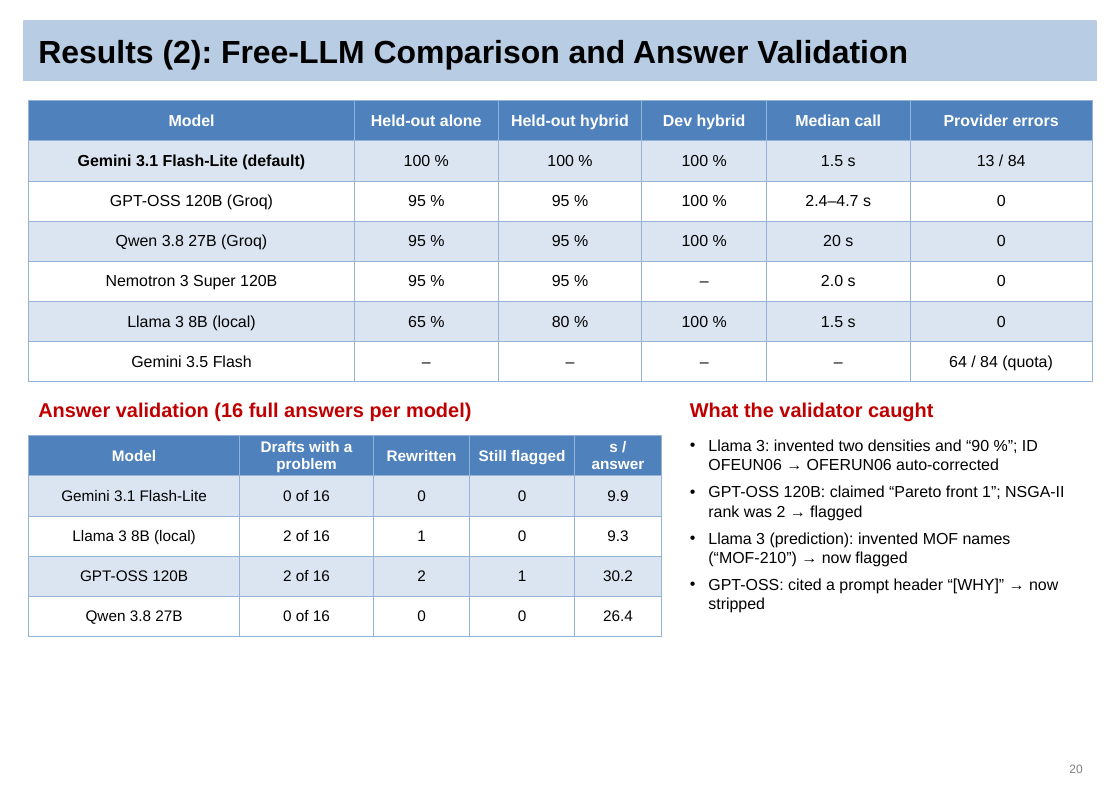
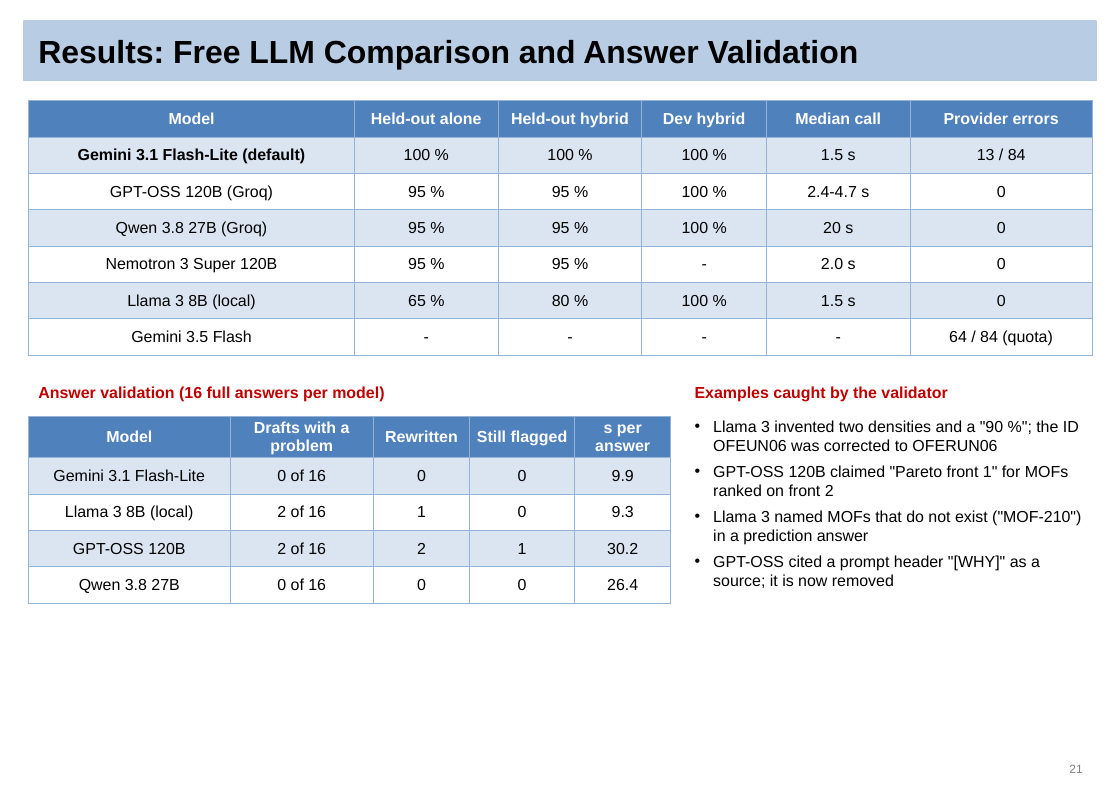
Before and after one commit to Sai-Mohith24/MOFChat-AI-Driven-Material-Recommendation-, a slide deck: slide 21 of reviews/final_review/MOFChat_Final_Review.pptx (slide 20 before the commit). Drawn at 1120x792 pixels with LibreOffice and Linux fonts; fonts in the diff are those of the drawing. Boxes give left, top, right and bottom in pixels: in the first picture for what was removed or moved away, otherwise in the second. Text is boxed around its words. In the diff, an @@ line names an element or a change of style, - is before the commit and + after.

```diff
--- a/reviews/final_review/MOFChat_Final_Review.pptx
+++ b/reviews/final_review/MOFChat_Final_Review.pptx
@@ title at (38, 40, 859, 70): text changed @@
-Results (2): Free-LLM Comparison and Answer Validation
+Results: Free LLM Comparison and Answer Validation
@@ table at (29, 101, 1092, 350) @@
-row 3, column 5: 2.4–4.7 s
+row 3, column 5: 2.4-4.7 s
-row 5, column 4: –
+row 5, column 4: -
-row 7: Gemini 3.5 Flash | – | – | – | – | 64 / 84 (quota)
+row 7: Gemini 3.5 Flash | - | - | - | - | 64 / 84 (quota)
@@ text "Answer validation (16 full answers ...": place and size @@
-text "Answer validation (16 full answers ..." at (38, 402, 471, 421)
+text "Answer validation (16 full answers ..." at (38, 386, 384, 402)
@@ text "Answer validation (16 full answers ..." at (38, 386, 384, 402): size 15 to 12 pt @@
@@ text at (695, 386, 947, 402): text changed; size 15 to 12 pt @@
-What the validator caught
+Examples caught by the validator
@@ table at (29, 417, 671, 597) @@
-row 1, column 5: s / answer
+row 1, column 5: s per answer
@@ size 11.5 to 12 pt @@
@@ table: place and size @@
-table at (29, 436, 661, 628)
+table at (29, 417, 671, 597)
@@ text at (713, 420, 1081, 588): text changed @@
-• Llama 3: invented two densities and “90 %”; ID OFEUN06 → OFERUN06 auto-corrected
-• GPT-OSS 120B: claimed “Pareto front 1”; NSGA-II rank was 2 → flagged
-• Llama 3 (prediction): invented MOF names (“MOF-210”) → now flagged
-• GPT-OSS: cited a prompt header “[WHY]” → now stripped
+• Llama 3 invented two densities and a "90 %"; the ID OFEUN06 was corrected to OFERUN06
+• GPT-OSS 120B claimed "Pareto front 1" for MOFs ranked on front 2
+• Llama 3 named MOFs that do not exist ("MOF-210") in a prediction answer
+• GPT-OSS cited a prompt header "[WHY]" as a source; it is now removed
@@ page number at (1069, 764, 1082, 773): text changed @@
-20
+21
```
Also in this commit, not shown: 33 other slides changed, 2 slides added, 1 slide removed, 3 other files.
